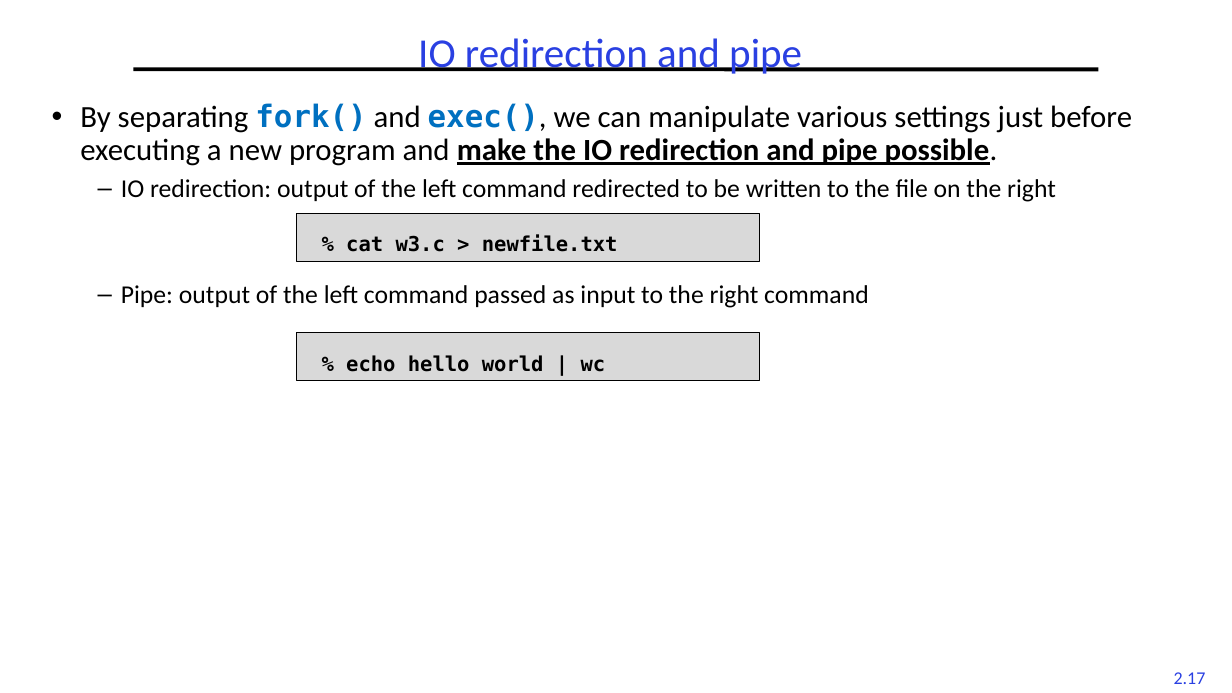
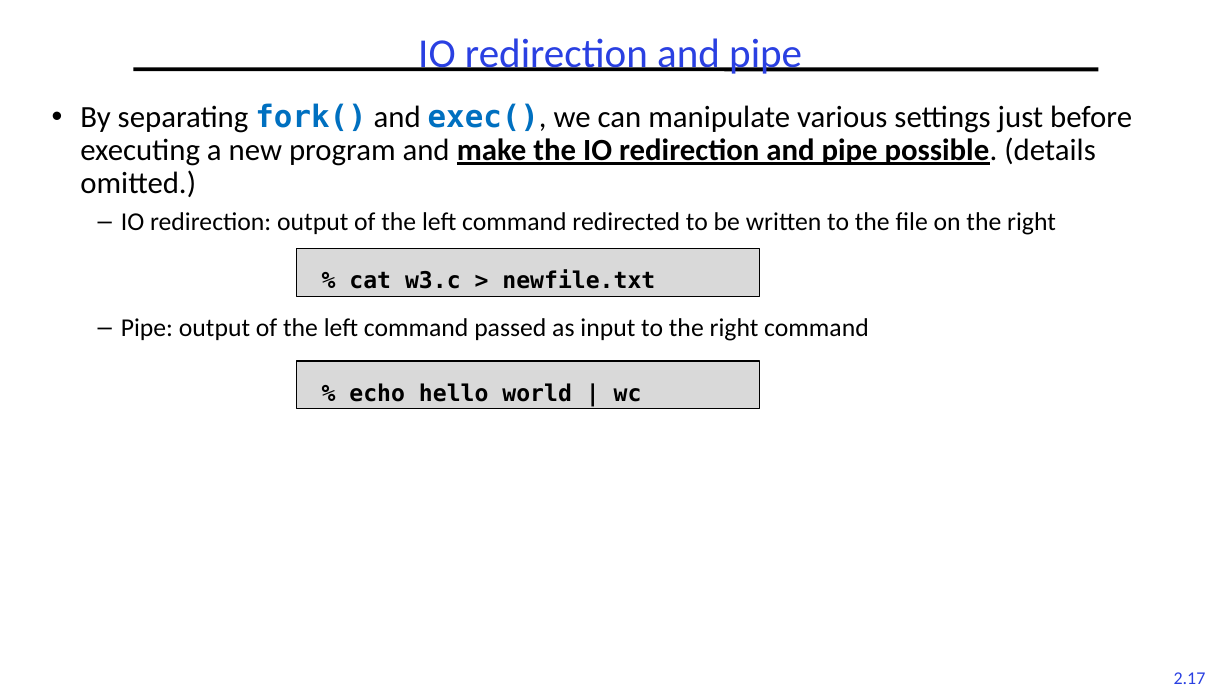
Before and after one commit to guhofstra/CSC256Fa25, a slide deck: slide 17 of PPTs/L2-Processes Threads.pptx. Drawn at 1232x693 pixels with LibreOffice and Linux fonts; fonts in the diff are those of the drawing. Boxes give left, top, right and bottom in pixels: in the first picture for what was removed or moved away, otherwise in the second. Text is boxed around its words. In the diff, an @@ line names an element or a change of style, - is before the commit and + after.

```diff
--- a/PPTs/L2-Processes Threads.pptx
+++ b/PPTs/L2-Processes Threads.pptx
@@ text at (80,103,1132,197): text changed @@
-• By separating fork() and exec(), we can manipulate various settings just before executing a new program and make the IO redirection and pipe possible.
+• By separating fork() and exec(), we can manipulate various settings just before executing a new program and make the IO redirection and pipe possible. (details omitted.)
@@ rectangle "% cat w3.c > newfile.txt" at (297,249,760,297): size 16 to 18 pt @@
@@ rectangle "% cat w3.c > newfile.txt": place and size @@
-rectangle "% cat w3.c > newfile.txt" at (297,213,760,262)
+rectangle "% cat w3.c > newfile.txt" at (297,249,760,297)
@@ rectangle "% echo hello world | ...": place and size @@
-rectangle "% echo hello world | ..." at (297,333,760,381)
+rectangle "% echo hello world | ..." at (297,361,760,409)
@@ rectangle "% echo hello world | ..." at (297,361,760,409): size 16 to 18 pt @@
```
Also in this commit, not shown: 7 other slides changed, 5 slides added, 3 other files.
